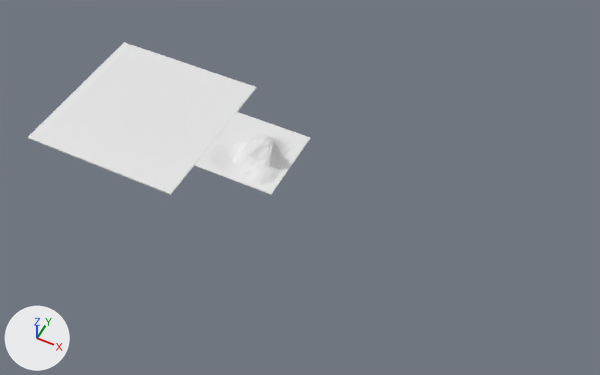
A saved change to the Blender file Game/resources/models/Blend/floor.blend.
The view is the same before and after, from a 50 mm lens placed at (251.0, -292.0, 348.0), pointed at (113.0, -14.0, 1.0). Lighting does not change. The marker at lower left points along +X, +Y and +Z.
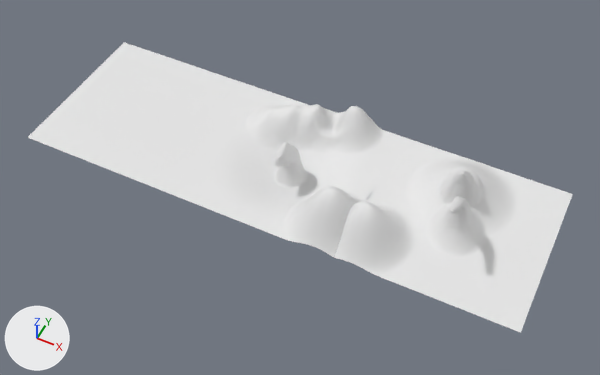
Diff of the bpy script that builds the scene:
```diff
--- a/Game/resources/models/Blend/floor.blend.py
+++ b/Game/resources/models/Blend/floor.blend.py
@@ me_cube_002 @@
 # used by ob_cube_001; location = (75.0, 0.0, 0.0); scale = (25.0, 25.0, 0.2)
-me_cube_002.from_pydata(...)  # 578 vertices, 576 faces; spans x -1.0..1.0, y -1.0..1.0, z -25.2..90.6
+me_cube_002.from_pydata(...)  # 10404 vertices, 10201 faces; spans x -1.0..1.0, y -1.0..1.0, z -19.6..68.1
+# me_cube_002 part 1: 48 vertices moved within x -1.0..1.0, y -1.0..1.0, z -5.5..1.1; 471 vertices removed from x -1.0..1.0, y -1.0..1.0, z -25.2..90.6; 10297 vertices added at x -1.0..1.0, y -1.0..1.0, z -19.6..68.1
 me_cube_002.materials.append(mat_funny)
@@ me_cube_004 @@
+me_cube_004.from_pydata(...)  # 10404 vertices, 10201 faces; spans x -1.0..1.0, y -1.0..1.0, z 1.0..108.4
+me_cube_004.materials.append(mat_funny)  # its picture is missing
@@ ob_cube_001 @@
 ob_cube_001 = bpy.data.objects.new('Cube.001', me_cube_002)
-ob_cube_001.location = (75.0, 0.0, 0.0)
-ob_cube_001.scale = (25.0, 25.0, 0.2)
+ob_cube_001.location = (100.0, 0.0, 0.0)
+ob_cube_001.scale = (50.0, 50.0, 0.4)
@@ ob_cube_002 @@
+ob_cube_002 = bpy.data.objects.new('Cube.002', me_cube_004)
+ob_cube_002.location = (200.0, 0.0, 0.0)
+ob_cube_002.scale = (50.0, 50.0, 0.4)
```

What differs and where, as boxes [x1, y1, x2, y2] in the pictures (600 x 375 px):
'Cube.002', added: after [334, 138, 573, 333]
'Cube.001', reshaped, moved, rescaled (101% wider, 104% taller): before [194, 112, 310, 195]; after [171, 87, 405, 257]
